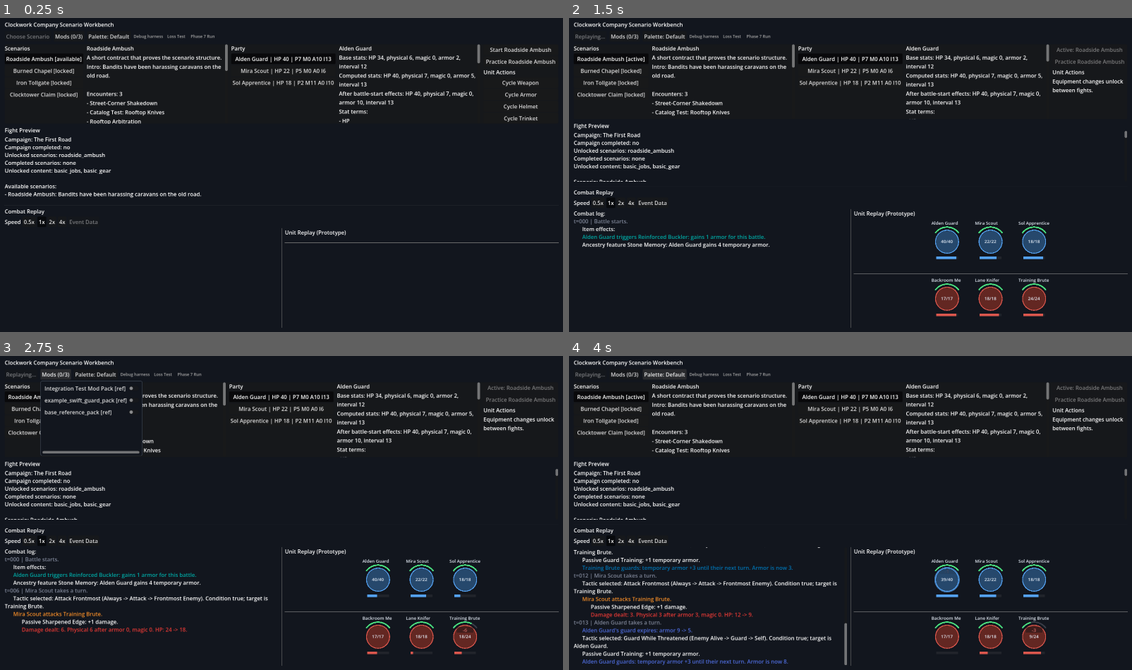
Above: before the commit, frames 1-4 (two rows, left to right).
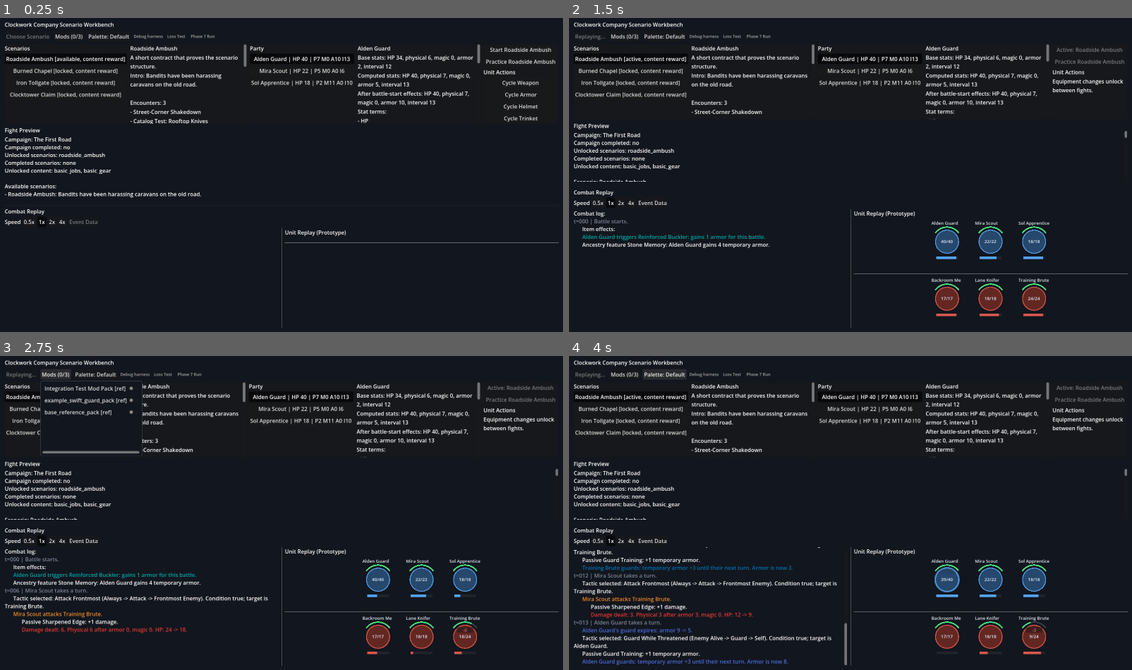
Above: after the commit, the same moments.

Repository: aqvm/clockwork-company
Game: Godot game, scene res://scenes/combat_test_scene.tscn
Same seed, same stepped clock (60 frames per second), same inputs: the game is played once before the commit and once after it.
Inputs:
- Up to frame 1 (0.25 s): no input
- Up to frame 2 (1.5 s): click "Start Roadside Ambush" at 0.5 s; click "Run Encounter 1/3: Street-Cor…" at 1.25 s
- Up to frame 3 (2.75 s): click "Mods (0/3)" at 2 s
- Up to frame 4 (4 s): click "Palette: Default" at 2.75 s; click "Palette: Colorblind" at 3.5 s

The runs differ from the first frame. In frame 1, 3.5% of the frame differs, in the area x 12-85%, y 8-34%; in frame 2, 3.7%, in the area x 1-85%, y 8-33%; in frame 3, 2.6%; in frame 4, 3.7%.

Commit message:
Show campaign content unlock state

Diff:
--- a/clockwork-company/scripts/ui/combat_test_scene.gd
+++ b/clockwork-company/scripts/ui/combat_test_scene.gd
@@ -478,7 +478,8 @@
 	if planning_panel == null:
 		return
 	_update_campaign_controls()
-	planning_panel.call("show_scenario", selected_scenario, _scenario_campaign_status(selected_scenario))
+	var progress = campaign_manager.progress if campaign_manager != null else null
+	planning_panel.call("show_scenario", selected_scenario, _scenario_campaign_status(selected_scenario), progress)
 	planning_panel.call("show_party", planning_party, selected_unit_name)
 	planning_panel.call("show_unit", _find_planning_unit(selected_unit_name), planning_party)
 	_render_unit_actions()
--- a/clockwork-company/scripts/ui/planning_workbench_panel.gd
+++ b/clockwork-company/scripts/ui/planning_workbench_panel.gd
@@ -35,8 +35,8 @@
 	scenario_list_panel.call("show_scenarios", scenarios, progress, selected_scenario, active_scenario_id)
 
 
-func show_scenario(scenario: Resource, status_text: String) -> void:
-	scenario_detail_panel.call("show_scenario", scenario, status_text)
+func show_scenario(scenario: Resource, status_text: String, campaign_progress = null) -> void:
+	scenario_detail_panel.call("show_scenario", scenario, status_text, campaign_progress)
 
 
 func show_party(party: Array[UnitDefinition], selected_unit_name: String) -> void:
--- a/clockwork-company/scripts/ui/scenario_detail_panel.gd
+++ b/clockwork-company/scripts/ui/scenario_detail_panel.gd
@@ -13,7 +13,7 @@
 	_ensure_content()
 
 
-func show_scenario(scenario: Resource, status_text: String) -> void:
+func show_scenario(scenario: Resource, status_text: String, campaign_progress = null) -> void:
 	_ensure_content()
 	_clear_content()
 	if scenario == null:
@@ -35,6 +35,7 @@
 	_add_plain_text("Status: %s" % _status_summary(status_text))
 	_add_plain_text("Tags: %s" % _join_values(scenario.tags, ", "))
 	_add_plain_text("Content unlocks: %s" % _join_values(scenario.content_unlocks, ", "))
+	_add_content_unlock_state(scenario, campaign_progress)
 	if not scenario.story_outro.is_empty():
 		_add_plain_text("Outro: %s" % scenario.story_outro)
 	if not scenario.scenario_rules.is_empty():
@@ -83,6 +84,21 @@
 			_add_resource_text(encounter, "- %s: %s" % [encounter.display_name, encounter.scout_text])
 
 
+func _add_content_unlock_state(scenario: Resource, campaign_progress) -> void:
+	if campaign_progress == null or scenario.content_unlocks.is_empty():
+		return
+	var unlocked: Array[String] = []
+	var pending: Array[String] = []
+	for content_id in scenario.content_unlocks:
+		var id_text := String(content_id)
+		if campaign_progress.unlocked_content_ids.has(id_text):
+			unlocked.append(id_text)
+		else:
+			pending.append(id_text)
+	_add_plain_text("Unlocked from this scenario: %s" % _join_values(unlocked, ", "))
+	_add_plain_text("Still pending from this scenario: %s" % _join_values(pending, ", "))
+
+
 func _on_resource_mouse_entered(source: Control, resource: Resource) -> void:
 	resource_tooltip_requested.emit(source, resource)
 
--- a/clockwork-company/scripts/ui/scenario_list_panel.gd
+++ b/clockwork-company/scripts/ui/scenario_list_panel.gd
@@ -17,7 +17,7 @@
 		if scenario == null:
 			continue
 		var button := Button.new()
-		button.text = "%s [%s]" % [scenario.display_name, _state_label(scenario, campaign_progress, active_scenario_id)]
+		button.text = "%s [%s]" % [scenario.display_name, _scenario_label(scenario, campaign_progress, active_scenario_id)]
 		button.toggle_mode = true
 		button.button_pressed = selected_scenario != null and selected_scenario.scenario_id == scenario.scenario_id
 		button.pressed.connect(_on_scenario_button_pressed.bind(scenario))
@@ -41,6 +41,28 @@
 	return "locked"
 
 
+func _scenario_label(scenario: Resource, campaign_progress, active_scenario_id: String) -> String:
+	var label := _state_label(scenario, campaign_progress, active_scenario_id)
+	var content_label := _content_unlock_label(scenario, campaign_progress)
+	if content_label.is_empty():
+		return label
+	return "%s, %s" % [label, content_label]
+
+
+func _content_unlock_label(scenario: Resource, campaign_progress) -> String:
+	if campaign_progress == null or scenario.content_unlocks.is_empty():
+		return ""
+	var unlocked_count := 0
+	for content_id in scenario.content_unlocks:
+		if campaign_progress.unlocked_content_ids.has(content_id):
+			unlocked_count += 1
+	if unlocked_count == scenario.content_unlocks.size():
+		return "content unlocked"
+	if unlocked_count > 0:
+		return "content %d/%d" % [unlocked_count, scenario.content_unlocks.size()]
+	return "content reward"
+
+
 func _bind_resource_tooltip(control: Control, resource: Resource) -> void:
 	control.mouse_entered.connect(_on_resource_mouse_entered.bind(control, resource))
 	control.mouse_exited.connect(_on_resource_mouse_exited)
Not shown, changed: ARCHITECTURE.md
Not shown, changed: DESIGN_NOTES.md
Not shown, changed: LEARNING_LOG.md
Not shown, changed: TODO.md
